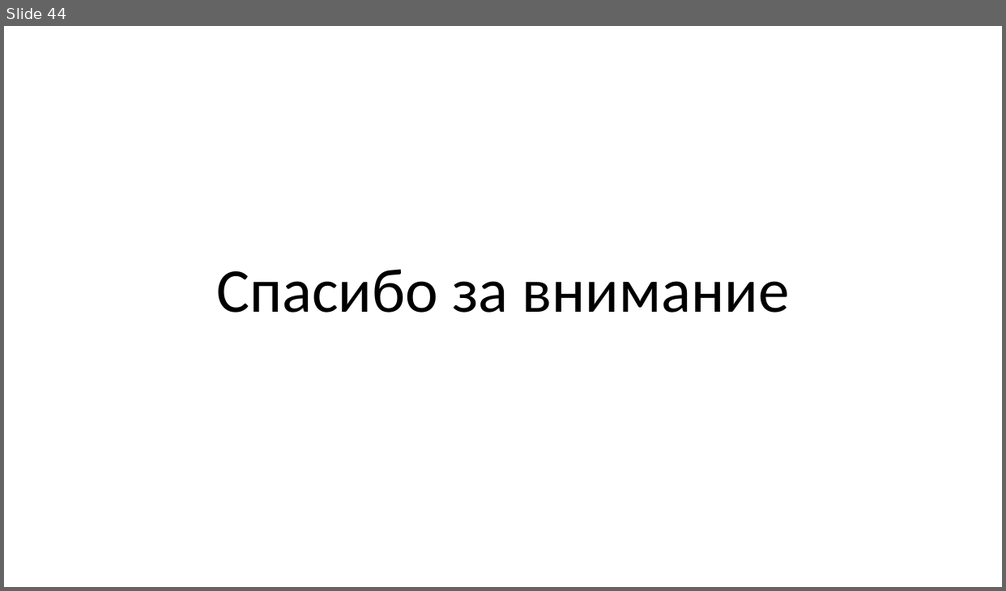
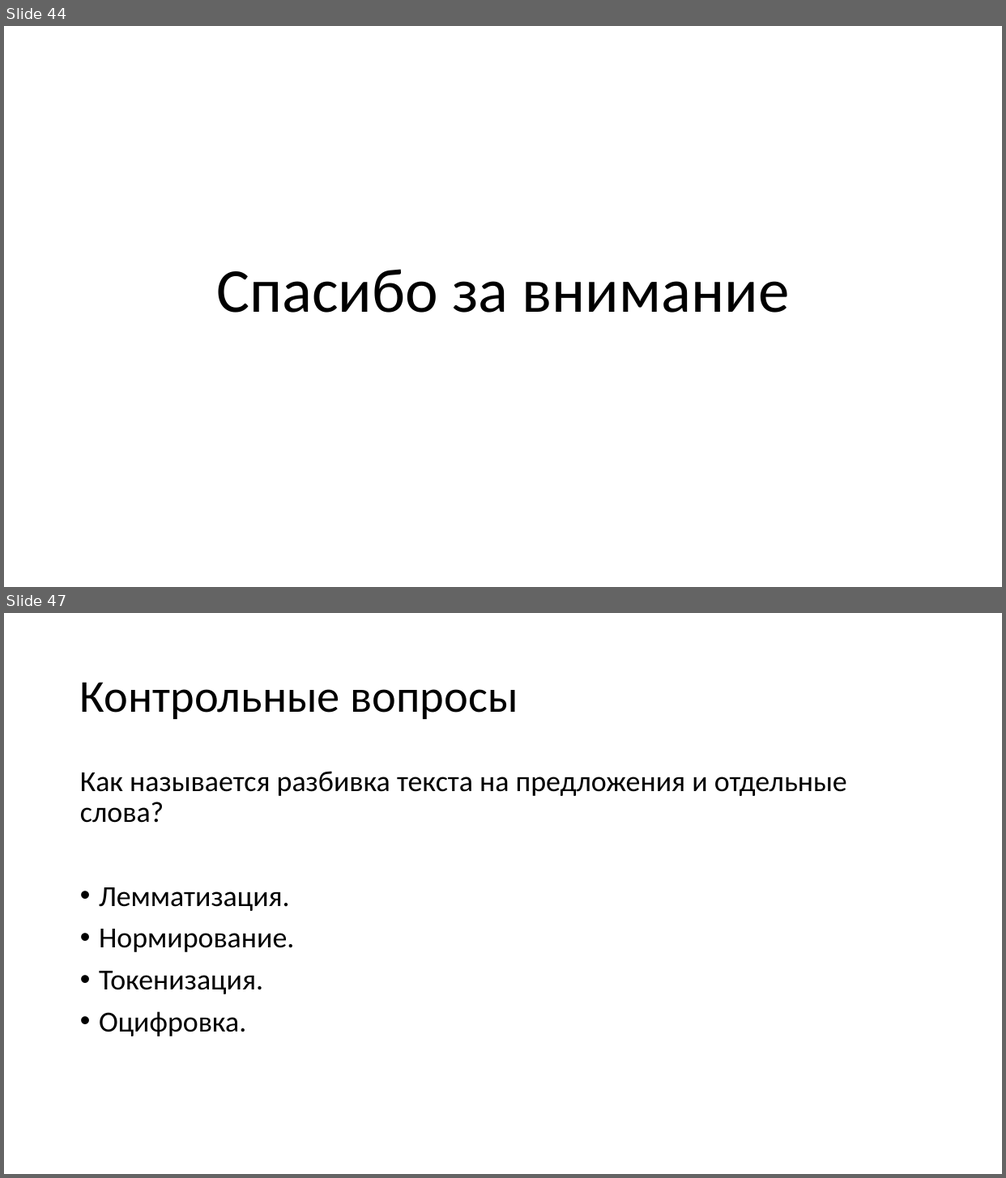
Before and after one commit to mosalov/AI_main_lectures, a slide deck: Лекция 11 07_04_2021.pptx. Shown one above the other, each under a label of ours: slide 44 before the commit, slides 44 and 47 after it; the slides between them are not shown. The pictures are 1006x591 and 1006x1178 pixels, drawn with LibreOffice and Linux fonts; fonts in the diff are those of the drawing. Boxes give left, top, right and bottom in pixels: in the first picture for what was removed or moved away, otherwise in the second. Text is boxed around its words. In the diff, an @@ line names an element or a change of style, - is before the commit and + after.

Commit message:
Добавлены вопросы к лекциям №№11 и 13.

```diff
--- a/Лекция 11 07_04_2021.pptx
+++ b/Лекция 11 07_04_2021.pptx
@@ slide 47 added at [4,613,1002,1174], background #FFFFFF @@
@@ title added at [80,682,518,719], 44 pt, text #000000 @@
+Контрольные вопросы
@@ text added at [80,771,847,1037], 28 pt, text #000000 @@
+Как называется разбивка текста на предложения и отдельные слова?
+• Лемматизация.
+• Нормирование.
+• Токенизация.
+• Оцифровка.
```
Also in this commit, not shown: 1 slide changed, 5 other slides added, 3 other files.
